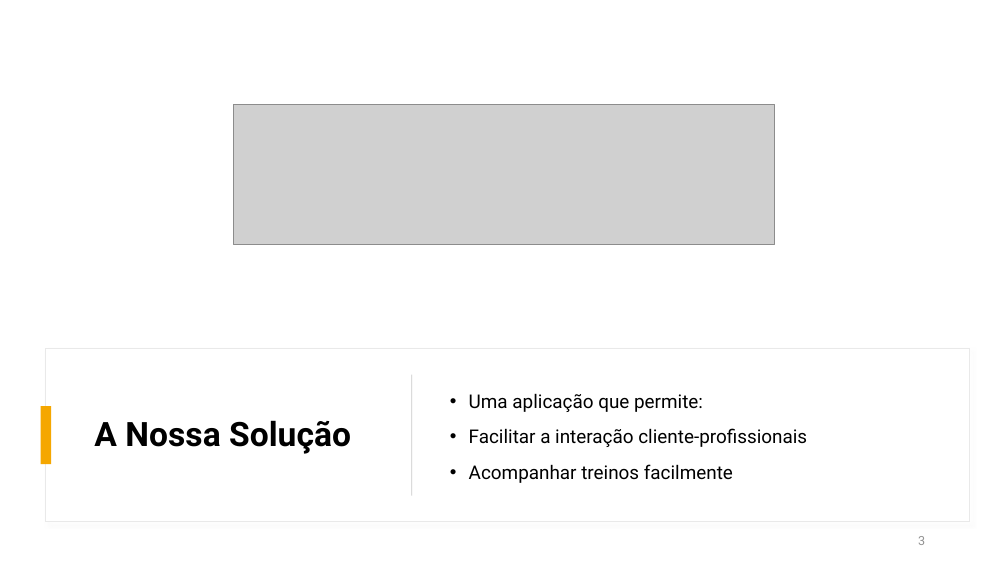
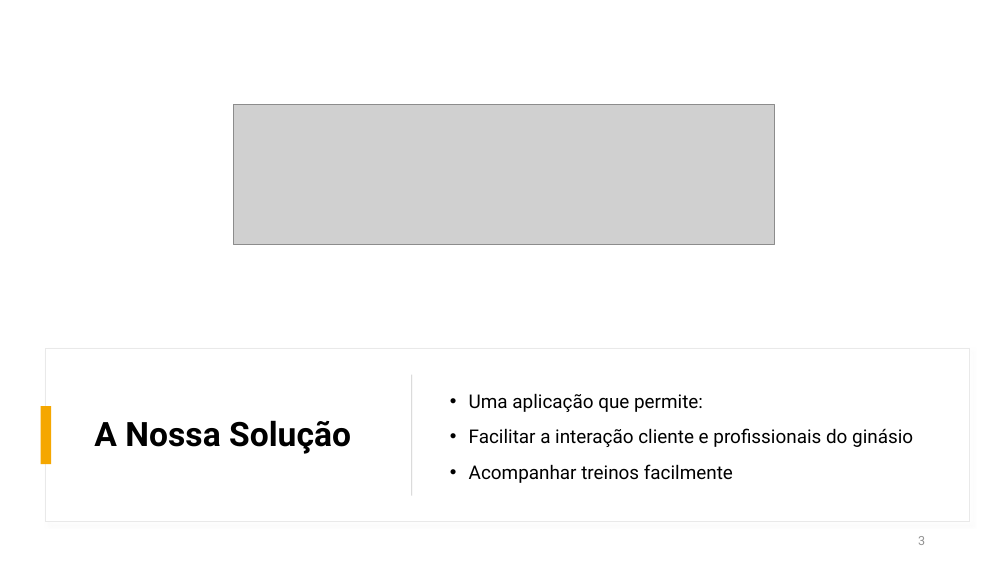
Before and after one commit to Gongas1331/FitLink, a slide deck: slide 3 of apresentações/Apresentação1.pptx. Drawn at 1008x567 pixels with LibreOffice and Linux fonts; fonts in the diff are those of the drawing; grey boxes stand for pictures. Boxes give left, top, right and bottom in pixels: in the first picture for what was removed or moved away, otherwise in the second. Text is boxed around its words. In the diff, an @@ line names an element or a change of style, - is before the commit and + after.

```diff
--- a/apresentações/Apresentação1.pptx
+++ b/apresentações/Apresentação1.pptx
@@ text at (x1=469, y1=428, x2=913, y2=447): text changed @@
-• Facilitar a interação cliente-profissionais
+• Facilitar a interação cliente e profissionais do ginásio
```
Also in this commit, not shown: 2 other slides changed, 1 slide added, 1 slide removed, 1 other file.
